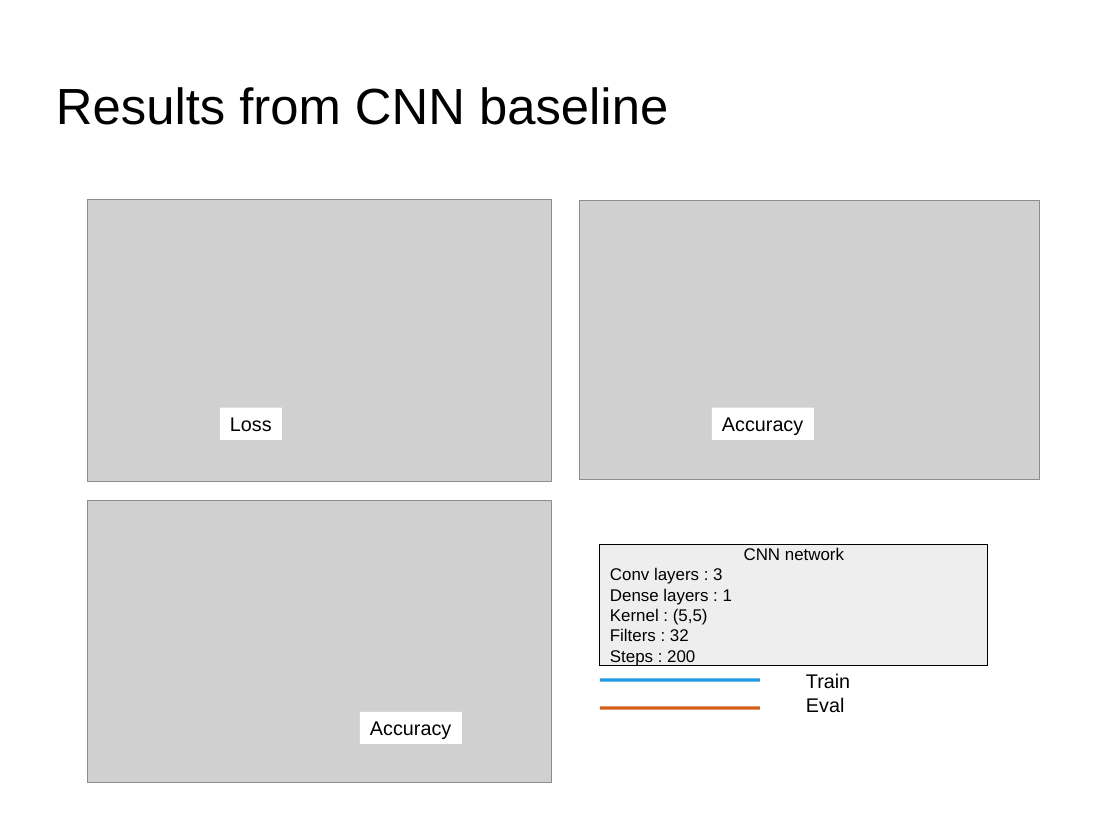
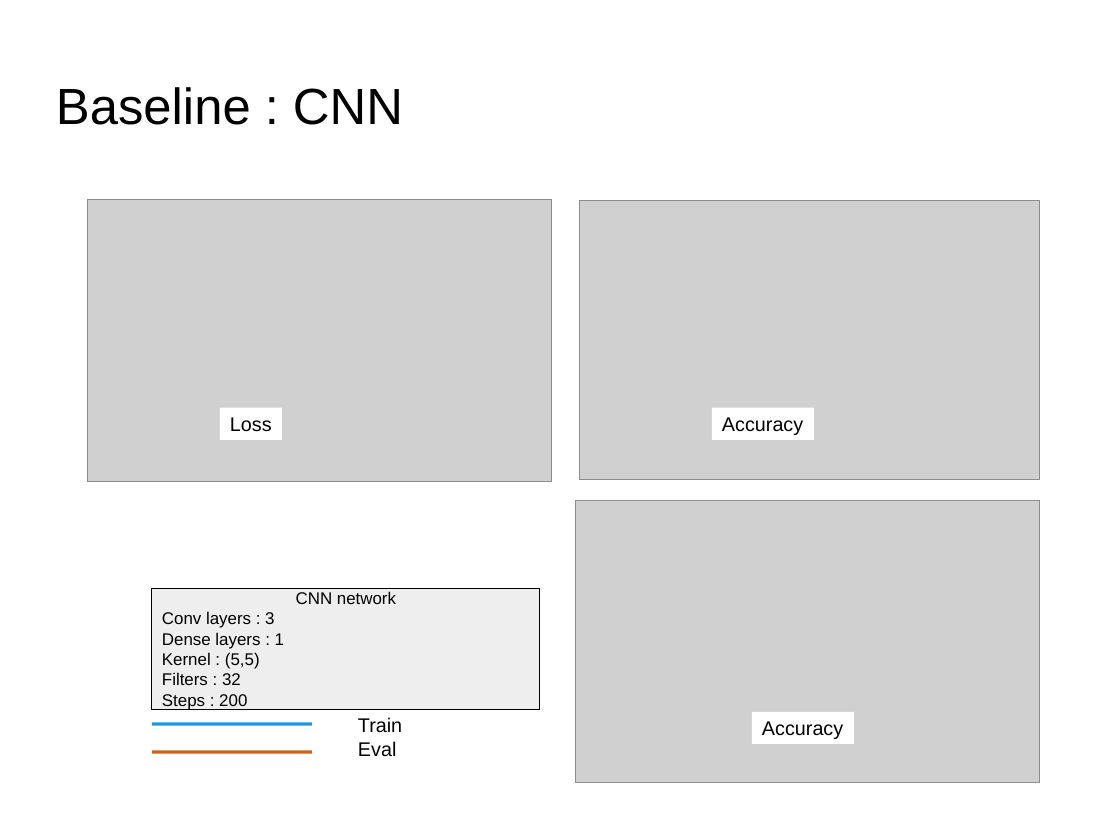
Before and after one commit to dataforcast/OC_Datascientist, a slide deck: slide 28 of P8/report/Openclassrooms_ParcoursDatascientist_P8-V1.odp. Drawn at 1120x840 pixels with LibreOffice and Linux fonts; fonts in the diff are those of the drawing; grey boxes stand for pictures; background and template pictures are left out. Boxes give left, top, right and bottom in pixels: in the first picture for what was removed or moved away, otherwise in the second. Text is boxed around its words. In the diff, an @@ line names an element or a change of style, - is before the commit and + after.

```diff
--- a/P8/report/Openclassrooms_ParcoursDatascientist_P8-V1.odp
+++ b/P8/report/Openclassrooms_ParcoursDatascientist_P8-V1.odp
@@ title at (56,87,403,125): text changed @@
-Results from CNN baseline
+Baseline : CNN
@@ picture: place and size @@
-picture at (87,500,552,783)
+picture at (575,500,1040,783)
@@ text "Train": place and size @@
-text "Train" at (806,673,850,688)
+text "Train" at (358,717,402,732)
@@ rectangle "Accuracy": place and size @@
-rectangle "Accuracy" at (360,712,461,745)
+rectangle "Accuracy" at (752,712,854,745)
@@ text "Eval": place and size @@
-text "Eval" at (806,697,844,712)
+text "Eval" at (358,741,396,756)
@@ 2 lines, 1 rectangle: place and size @@
-2 lines, 1 rectangle at (601,544,989,708)
+2 lines, 1 rectangle at (152,588,541,752)
```
Also in this commit, not shown: 5 other slides changed, 9 other files.
